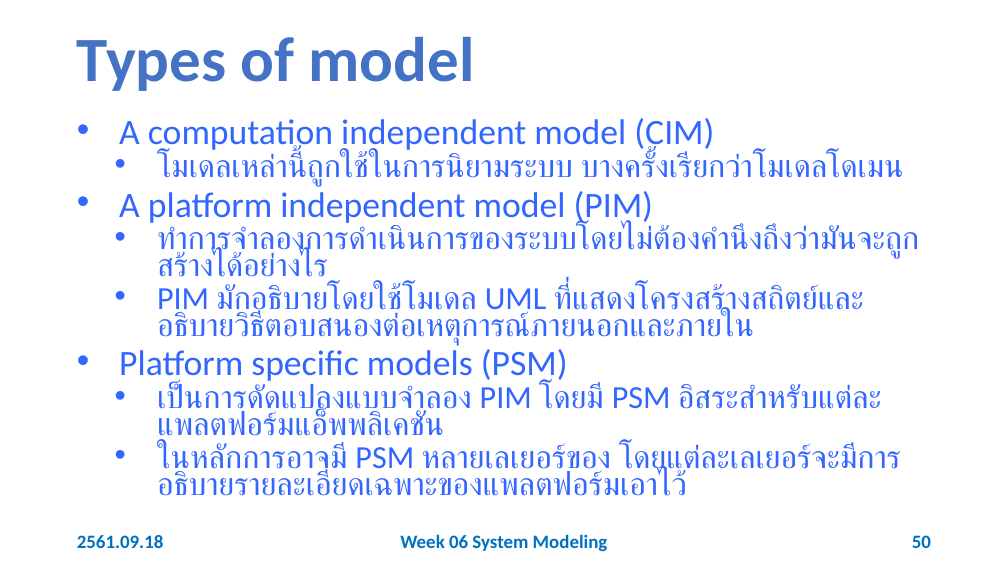
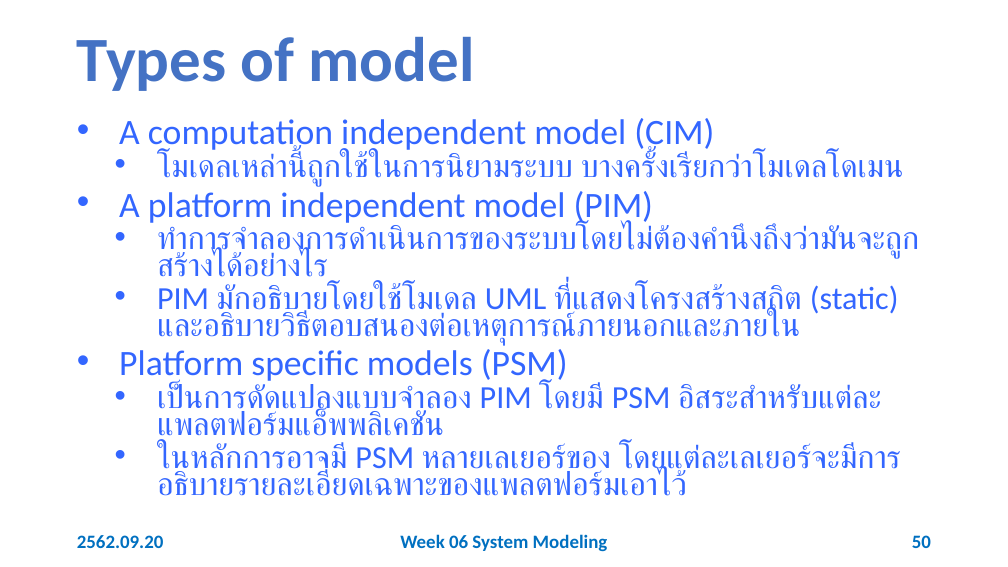
Before and after one commit to 03376806-software-engineering/Week-06-System-Modeling, a slide deck: slide 50 of Slides/Week 06 System Modeling.pptx. Drawn at 1008x567 pixels with LibreOffice and Linux fonts; fonts in the diff are those of the drawing. Boxes give left, top, right and bottom in pixels: in the first picture for what was removed or moved away, otherwise in the second. Text is boxed around its words. In the diff, an @@ line names an element or a change of style, - is before the commit and + after.

```diff
--- a/Slides/Week 06 System Modeling.pptx
+++ b/Slides/Week 06 System Modeling.pptx
@@ text at [157, 283, 899, 345]: text changed @@
-  • PIM มักอธิบายโดยใช้โมเดล UML ที่แสดงโครงสร้างสถิตย์และอธิบายวิธีตอบสนองต่อเหตุการณ์ภายนอกและภายใน
+  • PIM มักอธิบายโดยใช้โมเดล UML ที่แสดงโครงสร้างสถิต (static) และอธิบายวิธีตอบสนองต่อเหตุการณ์ภายนอกและภายใน
@@ text at [77, 535, 164, 548]: text changed @@
-2561.09.18
+2562.09.20
```
Also in this commit, not shown: 56 other slides changed, 1 slide removed.
